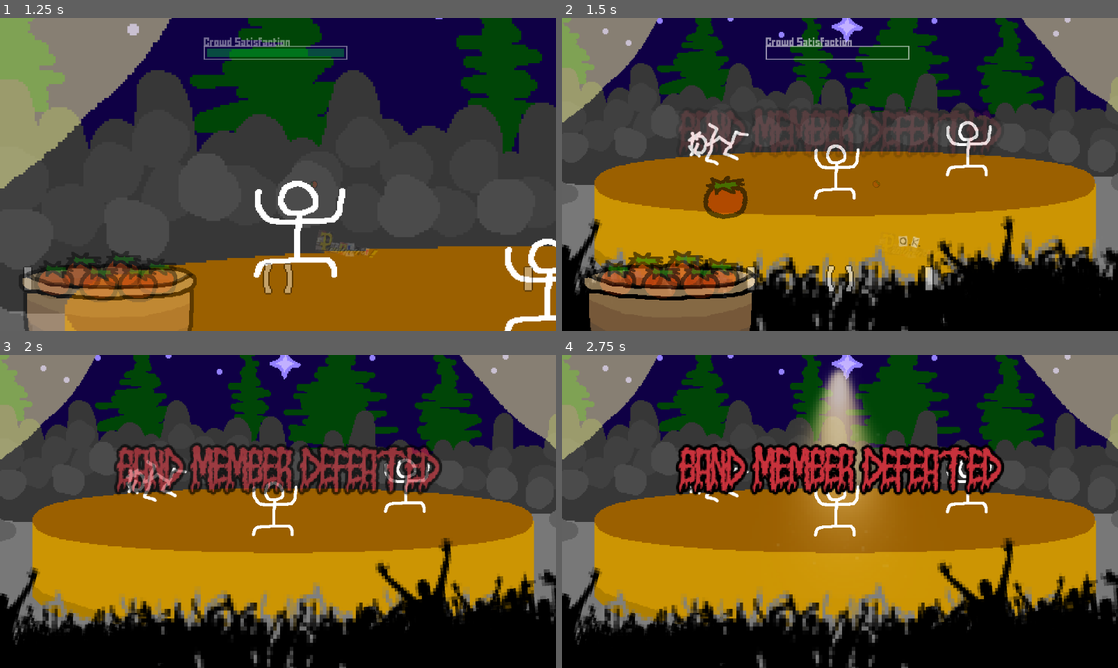
Above: before the commit, frames 1-4 (two rows, left to right).
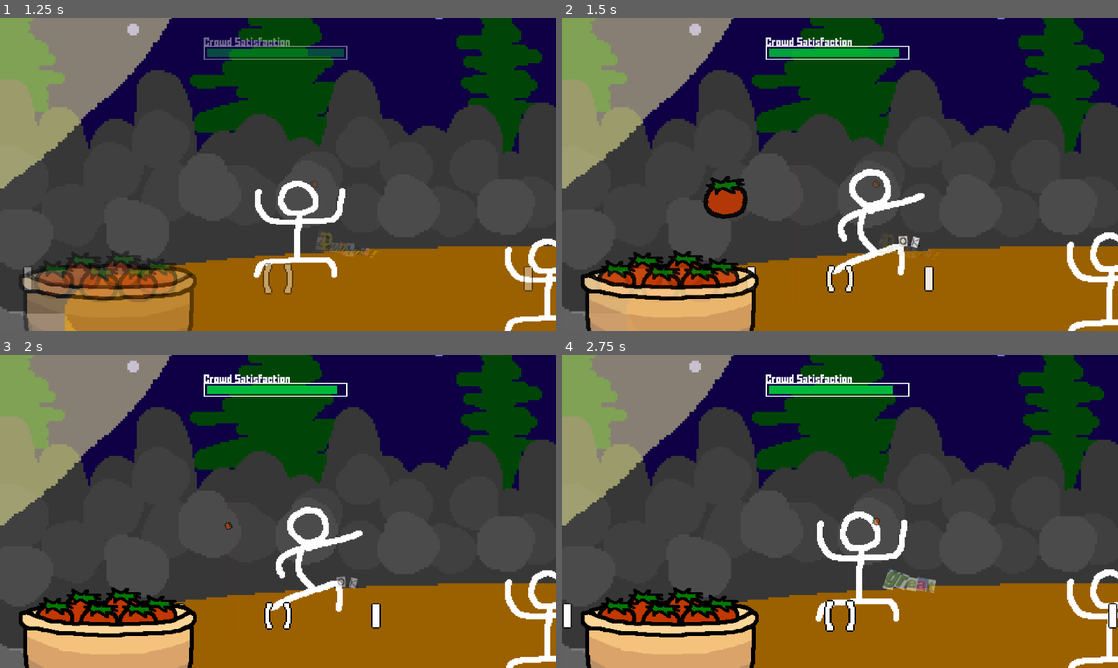
Above: after the commit, the same moments.

Repository: Quarticore/UntitledTomatoGame
Game: Godot game, scene res://scenes/main.tscn
The game is run twice, just before and just after one commit, with the same random seed, the same clock (stepped at 60 frames per second) and the same inputs. The engine's default icon, where the game draws it, is replaced by a stand-in: a white triangle on a blue panel in a dark square. Sound files missing from this copy of the repository are replaced by a short silence.
Inputs (mouse positions are in pixels of both pictures, inside the frame that each line leads up to):
- Up to frame 1 (1.25 s): move the mouse to (150, 143) at 0.52 s; hold D (InputRight) from 0.53 s (still down); click (150, 143) at 0.6 s
- Up to frame 2 (1.5 s): move the mouse to (1117, 284) at 1.27 s; release D (InputRight) at 1.28 s; hold A (InputLeft) from 1.28 s (still down); tap S (InputMiddle) at 1.35 s; click (1117, 284) at 1.42 s
- Up to frame 3 (2 s): keep holding A (InputLeft)
- Up to frame 4 (2.75 s): move the mouse to (973, 483) at 2.02 s; release A (InputLeft) at 2.03 s; hold D (InputRight) from 2.03 s (still down); click (973, 483) at 2.1 s

Frame 1 is identical in both runs. In frame 2, 79% of the frame differs, in the area x 0-100%, y 0-100%; in frame 3, 83%; in frame 4, 84%.

Commit message:
fix: winning

Diff:
--- a/assets/scripts/game_manager.gd
+++ b/assets/scripts/game_manager.gd
@@ -61,12 +61,16 @@
 	var pos_y = 544
 	var camera: Camera2D = get_node("/root/Main/GameContainer/GameViewport/MainCamera")
 	var defeat_label = get_node("/root/Main/DefeatLabel/AnimationPlayer")
+	var win_label = get_node("/root/Main/WinLabel/AnimationPlayer")
 	var member = get_node("/root/Main/GameContainer/GameViewport/" + in_battle_with)
 
 	camera.zoom = Vector2(1, 1)
 	camera.position = Vector2(pos_x, pos_y)
 
-	defeat_label.play("fade_in")
+	if in_battle_with != "Member3":
+		defeat_label.play("fade_in")
+	else:
+		win_label.play("fade_in")
 
 	if member.defeat_sprite != null:
 		var sprite = get_node("/root/Main/GameContainer/GameViewport/" + in_battle_with + "/Sprite")
--- a/assets/scripts/member.gd
+++ b/assets/scripts/member.gd
@@ -9,9 +9,6 @@
 @onready var audio_manager: Node = $"../AudioManager"
 @onready var game_manager: GameManager = get_node("/root/GameManager")
 @onready var beats_until_change = behaviour.maybe_change_every_x_beats - 1
-
-## TODO REMOVE
-@onready var label: Label = $TEST_Position
 
 var position_idx = 0
 var defeated = false
@@ -39,7 +36,6 @@
 
 func set_b_position(new_idx):
 	position_idx = new_idx
-	label.text = "Position: " + str(position_idx)
 
 	if pos_sprites.size() - 1 >= position_idx:
 		$Sprite.texture = pos_sprites[position_idx]
--- a/scenes/main.tscn
+++ b/scenes/main.tscn
@@ -22,14 +22,14 @@
 chance_to_change = 1.0
 valid_positions = [Vector3(0, 1, 1), Vector3(1, 0, 1), Vector3(1, 1, 0)]
 maybe_change_every_x_beats = 3
-reduction_per_hit = 100.0
+reduction_per_hit = 5.0
 
 [sub_resource type="Resource" id="Resource_yb2n4"]
 script = ExtResource("4_wvsy8")
 chance_to_change = 2.0
 valid_positions = [Vector3(0, 1, 1), Vector3(1, 0, 1), Vector3(1, 1, 0)]
 maybe_change_every_x_beats = 1
-reduction_per_hit = 100.0
+reduction_per_hit = 3.5
 
 [sub_resource type="Resource" id="Resource_exxfo"]
 script = ExtResource("4_wvsy8")
@@ -73,6 +73,49 @@
 _data = {
 "RESET": SubResource("Animation_jk5q2"),
 "fade_in": SubResource("Animation_pjq5x")
+}
+
+[sub_resource type="Theme" id="Theme_qpf33"]
+RichTextLabel/colors/font_outline_color = Color(0, 0, 0, 1)
+RichTextLabel/constants/outline_size = 32
+RichTextLabel/font_sizes/normal_font_size = 72
+RichTextLabel/fonts/normal_font = ExtResource("17_t8j3o")
+
+[sub_resource type="Animation" id="Animation_0xam4"]
+resource_name = "fade_in"
+length = 3.0
+tracks/0/type = "value"
+tracks/0/imported = false
+tracks/0/enabled = true
+tracks/0/path = NodePath(".:modulate")
+tracks/0/interp = 1
+tracks/0/loop_wrap = true
+tracks/0/keys = {
+"times": PackedFloat32Array(0, 0.966667, 2.9, 3),
+"transitions": PackedFloat32Array(1, 1, 1, 1),
+"update": 0,
+"values": [Color(1, 1, 1, 0), Color(1, 1, 1, 1), Color(1, 1, 1, 1), Color(1, 1, 1, 0)]
+}
+
+[sub_resource type="Animation" id="Animation_sx7cq"]
+length = 0.001
+tracks/0/type = "value"
+tracks/0/imported = false
+tracks/0/enabled = true
+tracks/0/path = NodePath(".:modulate")
+tracks/0/interp = 1
+tracks/0/loop_wrap = true
+tracks/0/keys = {
+"times": PackedFloat32Array(0),
+"transitions": PackedFloat32Array(1),
+"update": 0,
+"values": [Color(1, 1, 1, 0)]
+}
+
+[sub_resource type="AnimationLibrary" id="AnimationLibrary_cyb4x"]
+_data = {
+"RESET": SubResource("Animation_sx7cq"),
+"fade_in": SubResource("Animation_0xam4")
 }
 
 [sub_resource type="Animation" id="Animation_3c3il"]
@@ -267,6 +310,25 @@
 [node name="AnimationPlayer" type="AnimationPlayer" parent="DefeatLabel"]
 libraries = {
 "": SubResource("AnimationLibrary_1x5x2")
+}
+
+[node name="WinLabel" type="RichTextLabel" parent="."]
+modulate = Color(1, 1, 1, 0)
+offset_left = 264.0
+offset_top = 256.0
+offset_right = 1632.0
+offset_bottom = 688.0
+mouse_filter = 2
+theme = SubResource("Theme_qpf33")
+bbcode_enabled = true
+text = "
+[center][color=red]MAXIMUM HATER: ACHIEVED[/color]
+
+YOU WIN![/center]"
+
+[node name="AnimationPlayer" type="AnimationPlayer" parent="WinLabel"]
+libraries = {
+"": SubResource("AnimationLibrary_cyb4x")
 }
 
 [node name="GameplayUI" type="Node2D" parent="."]
--- a/scenes/member.tscn
+++ b/scenes/member.tscn
@@ -120,10 +120,6 @@
 position = Vector2(47, 91)
 shape = SubResource("RectangleShape2D_s1pk8")
 
-[node name="TEST_Position" type="Label" parent="."]
-offset_right = 40.0
-offset_bottom = 23.0
-
 [node name="AnimationPlayer" type="AnimationPlayer" parent="."]
 libraries = {
 "": SubResource("AnimationLibrary_l0awc")
Not shown: 1 places in scenes/main.tscn that only renumber resources
